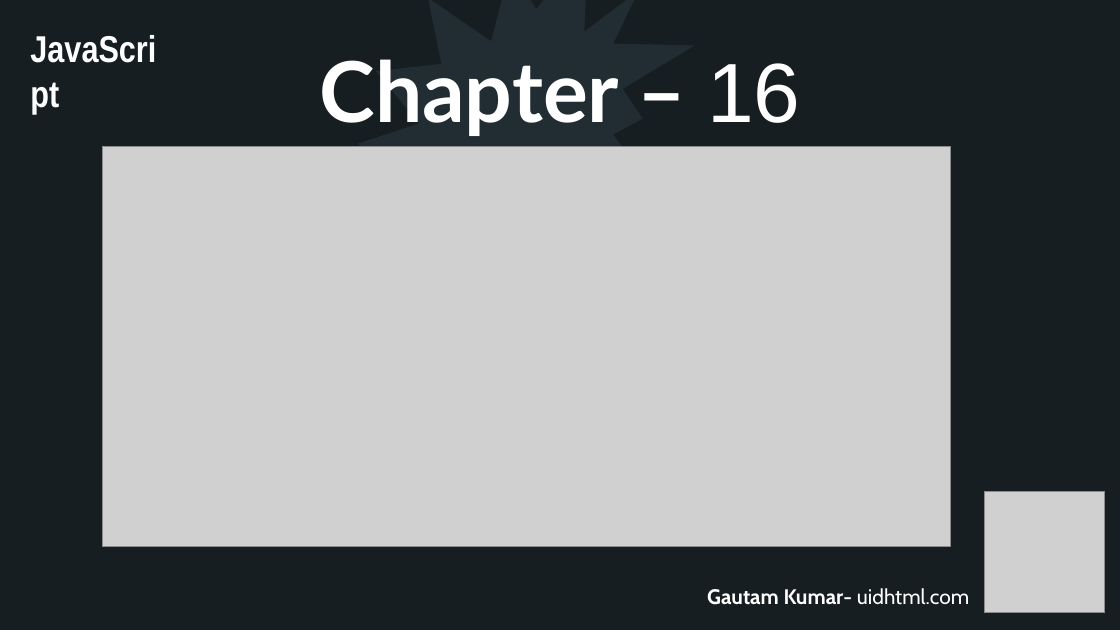
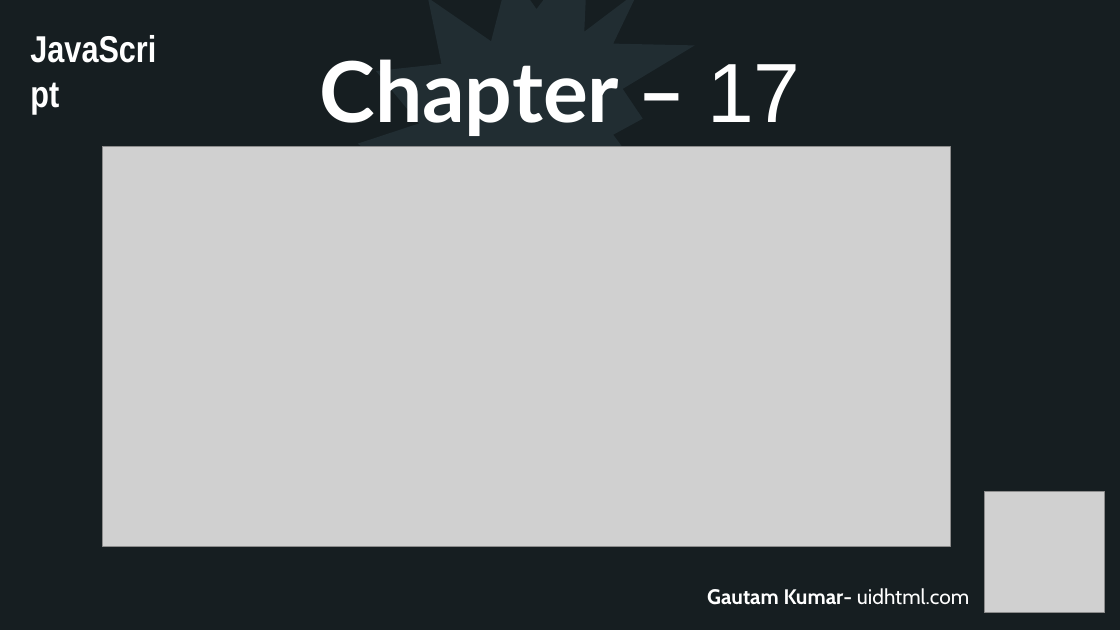
Before and after one commit to uidhtml/javascript-tutorials, a slide deck: slide 48 of Javascript Tutorials.pptx (slide 47 before the commit). Drawn at 1120x630 pixels with LibreOffice and Linux fonts; fonts in the diff are those of the drawing; grey boxes stand for pictures. Boxes give left, top, right and bottom in pixels: in the first picture for what was removed or moved away, otherwise in the second. Text is boxed around its words. In the diff, an @@ line names an element or a change of style, - is before the commit and + after.

Commit message:
Added chapter 15

```diff
--- a/Javascript Tutorials.pptx
+++ b/Javascript Tutorials.pptx
@@ title at box(319, 59, 800, 136): text changed @@
-Chapter – 16
+Chapter – 17
```
Also in this commit, not shown: 2 other slides changed, 10 slides added, 6 other files.
